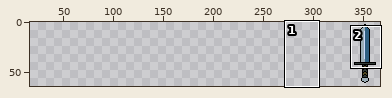
Sprite sheet -- game/config/symbols/sword_attack/sword_attack.png. Above: a wide view before the commit, with the close-up outlined.
Close-up. The starting point:
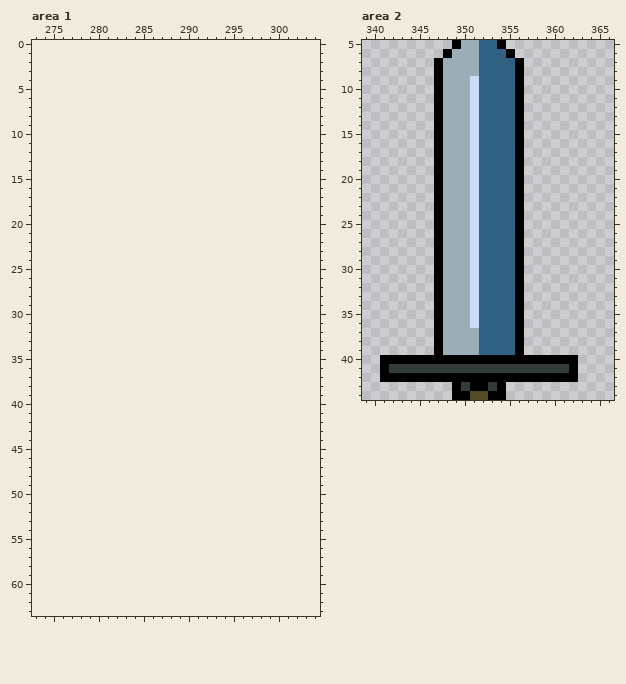
The file is 64x64 pixels. Shown: area 1: x 273..304, y 0..63; area 2: x 339..366, y 5..44. The old version is drawn lined up with the new one, on the new canvas. The wide view leaves out empty margins. The commit also changed other parts of the picture, which this record leaves out.
The same view after the edit:
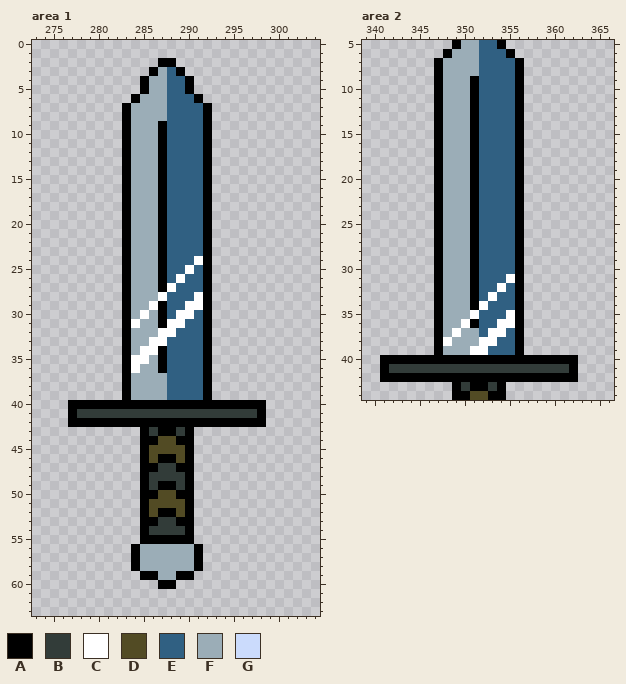
Palette (. is transparent): A #000000  B #323c39  C #ffffff  D #524b24  E #306082  F #9badb7  G #cbdbfc
Edits made:
canvas 64x64 -> 384x64, the old top-left corner now at 320,0
Changed rows in their new state; - is an unchanged pixel.
Area 1:
first column x 277:
 2 ----------AA----------
 3 ---------AFEA---------
 4 --------AFFEEA--------
 5 --------AFFEEA--------
 6 -------AFFFEEEA-------
 7 ------AFFFFEEEEA------
 8 ------AFFFFEEEEA------
 9 ------AFFFAEEEEA------
10 ------AFFFAEEEEA------
11 ------AFFFAEEEEA------
12 ------AFFFAEEEEA------
13 ------AFFFAEEEEA------
14 ------AFFFAEEEEA------
15 ------AFFFAEEEEA------
16 ------AFFFAEEEEA------
17 ------AFFFAEEEEA------
18 ------AFFFAEEEEA------
19 ------AFFFAEEEEA------
20 ------AFFFAEEEEA------
21 ------AFFFAEEEEA------
22 ------AFFFAEEEEA------
23 ------AFFFAEEEEA------
24 ------AFFFAEEECA------
25 ------AFFFAEECEA------
26 ------AFFFAECEEA------
27 ------AFFFACEEEA------
28 ------AFFFCEEECA------
29 ------AFFCAEECCA------
30 ------AFCFAECCEA------
31 ------ACFFACCEEA------
32 ------AFFFCCEEEA------
33 ------AFFCCEEEEA------
34 ------AFCCAEEEEA------
35 ------ACCFAEEEEA------
36 ------ACFFAEEEEA------
37 ------AFFFFEEEEA------
38 ------AFFFFEEEEA------
39 ------AFFFFEEEEA------
40 AAAAAAAAAAAAAAAAAAAAAA
41 ABBBBBBBBBBBBBBBBBBBBA
42 AAAAAAAAAAAAAAAAAAAAAA
43 --------ABAABA--------
44 --------AADDAA--------
45 --------ADDDDA--------
46 --------ADAADA--------
47 --------AABBAA--------
48 --------ABBBBA--------
49 --------ABAABA--------
50 --------AADDAA--------
51 --------ADDDDA--------
52 --------ADAADA--------
53 --------AABBAA--------
54 --------ABBBBA--------
55 --------AAAAAA--------
56 -------AFFFFFFA-------
57 -------AFFFFFFA-------
58 -------AFFFFFFA-------
59 --------AAFFAA--------
60 ----------AA----------
Area 2:
first column x 348:
 9 ---A----
10 ---A----
11 ---A----
12 ---A----
13 ---A----
14 ---A----
15 ---A----
16 ---A----
17 ---A----
18 ---A----
19 ---A----
20 ---A----
21 ---A----
22 ---A----
23 ---A----
24 ---A----
25 ---A----
26 ---A----
27 ---A----
28 ---A----
29 ---A----
30 ---A----
31 ---A---C
32 ---A--C-
33 ---A-C--
34 ---AC---
35 ---C---C
36 --CA--CC
37 -C---CC-
38 C---CC--
39 ---CC---
